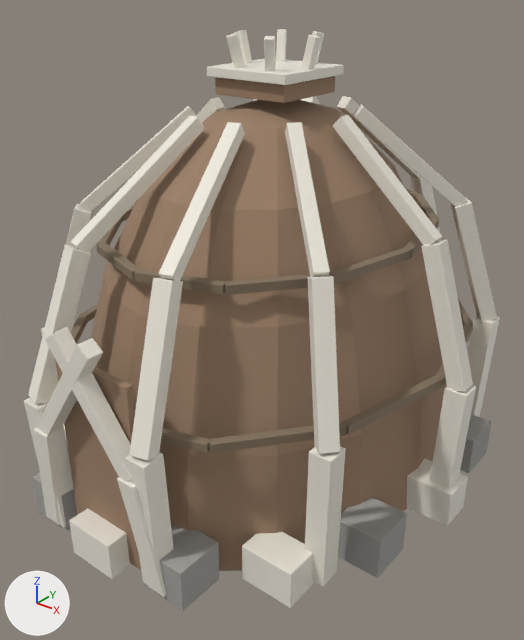
Two versions of the FBX model Assets/Resources/Models/House_Paleo_a.fbx, one commit apart.
Rendered twice from a camera (50 mm lens) standing at (4.05, -5.26, 4.61) and looking at (0.07, -0.28, 1.53). The lights are fixed; the arrows at lower left show +X, +Y and +Z. The older version comes first. Objects named as collision shapes, trigger or cutter boxes, shadow casters or lower levels of detail are left out. Where no turn or scale is listed for an object, it has been applied to the vertices.

Names of what the first picture shows: 'House_Paleo_a'.
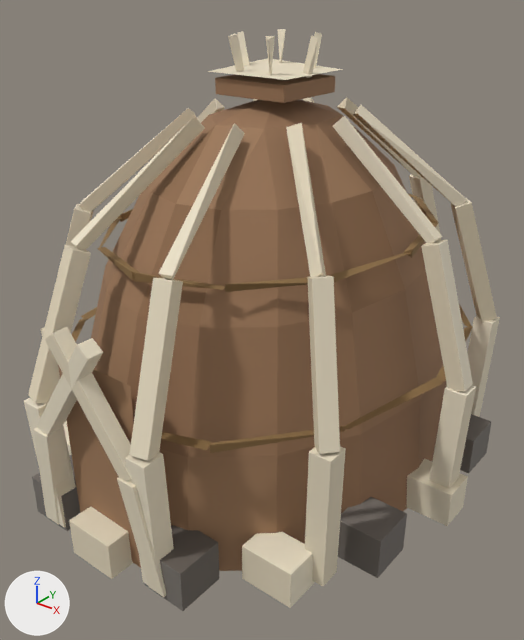
What differs and where, as boxes (x1, y1, x2, y2) in the pictures (524 x 640 px):
part 1 of me_paleohome_01_a_001, rebuilt (11% shorter)
    before: (437, 323, 473, 385)
    after: (436, 327, 473, 382)
part 2 of me_paleohome_01_a_001, rebuilt (24% shorter)
    before: (161, 429, 210, 453)
    after: (161, 432, 211, 450)
part 3 of me_paleohome_01_a_001, rebuilt
    before: (55, 360, 141, 570)
    after: (58, 365, 141, 568)
part 4 of me_paleohome_01_a_001, rebuilt
    before: (71, 315, 88, 344)
    after: (72, 317, 87, 342)
part 5 of me_paleohome_01_a_001, rebuilt (13% shorter)
    before: (343, 375, 444, 435)
    after: (343, 377, 443, 429)
part 6 of me_paleohome_01_a_001, rebuilt (21% shorter)
    before: (329, 248, 411, 285)
    after: (329, 253, 410, 282)
part 7 of me_paleohome_01_a_001, rebuilt
    before: (80, 304, 98, 321)
    after: (80, 307, 97, 320)
part 8 of me_paleohome_01_a_001, rebuilt
    before: (225, 273, 331, 295)
    after: (225, 278, 308, 292)
part 9 of me_paleohome_01_a_001, rebuilt
    before: (458, 299, 473, 327)
    after: (459, 304, 472, 327)
part 10 of me_paleohome_01_a_001, cut back
    before: (71, 30, 467, 295)
    after: (71, 29, 467, 290)
part 11 of me_paleohome_01_a_001, cut back
    before: (209, 422, 347, 453)
    after: (59, 378, 345, 453)
part 12 of me_paleohome_01_a_001, recoloured
    both: (91, 76, 446, 571)
part 13 of me_paleohome_01_a_001, recoloured
    both: (25, 29, 500, 608)
part 14 of me_paleohome_01_a_001, recoloured
    both: (32, 414, 491, 611)
part 15 of me_paleohome_01_a_001, recoloured
    before: (97, 222, 437, 445)
    after: (100, 212, 438, 445)

Diff of the bpy script that builds the scene:
```diff
--- a/Assets/Resources/Models/House_Paleo_a.fbx.py
+++ b/Assets/Resources/Models/House_Paleo_a.fbx.py
@@ mat_m_palette @@
+mat_m_palette = principled_material('M_Palette')
+mat_m_palette.texture = img_palette_png
+mat_m_palette.roughness = 0.85
@@ me_paleohome_01_a_001 @@
-me_paleohome_01_a_001.from_pydata(...)  # 4761 vertices, 4608 faces; spans x -2.15..2.15, y -2.51..2.51, z 0.0..4.12
+me_paleohome_01_a_001.from_pydata(...)  # 3500 vertices, 3339 faces; spans x -2.15..2.15, y -2.51..2.51, z 0.0..4.12
+# me_paleohome_01_a_001 part 1: the loose piece of 56 vertices spanning x 1.55..1.87, y -0.01..1.15, z 1.33..1.41 is rebuilt with 4 vertices and now spans x 1.55..1.87, y -0.01..1.15, z 1.36..1.39, in mat_m_palette (picture img_palette_png)
+# me_paleohome_01_a_001 part 2: the loose piece of 56 vertices spanning x -0.01..0.93, y -2.32..-1.94, z 1.33..1.41 is rebuilt with 4 vertices and now spans x -0.01..0.93, y -2.32..-1.94, z 1.36..1.39, in mat_m_palette (picture img_palette_png)
+# me_paleohome_01_a_001 part 3: the loose piece of 56 vertices spanning x -0.43..0.43, y -2.31..-2.25, z 0.05..1.85 is rebuilt with 4 vertices and now spans x -0.43..0.43, y -2.29..-2.27, z 0.05..1.85, in mat_m_palette (picture img_palette_png)
+# me_paleohome_01_a_001 part 4: the loose piece of 56 vertices spanning x -1.62..-0.89, y -2.0..-1.12, z 1.33..1.41 is rebuilt with 4 vertices and now spans x -1.62..-0.89, y -2.0..-1.12, z 1.36..1.39, in mat_m_palette (picture img_palette_png)
+# me_paleohome_01_a_001 part 5: the loose piece of 56 vertices spanning x 1.55..1.87, y -1.15..0.01, z 1.33..1.41 is rebuilt with 4 vertices and now spans x 1.55..1.87, y -1.15..0.01, z 1.36..1.39, in mat_m_palette (picture img_palette_png)
+# me_paleohome_01_a_001 part 6: the loose piece of 56 vertices spanning x 1.19..1.45, y -0.89..0.01, z 2.41..2.49 is rebuilt with 4 vertices and now spans x 1.18..1.45, y -0.89..0.01, z 2.44..2.47, in mat_m_palette (picture img_palette_png)
+# me_paleohome_01_a_001 part 7: the loose piece of 56 vertices spanning x -1.87..-1.55, y -1.15..0.01, z 1.33..1.41 is rebuilt with 4 vertices and now spans x -1.87..-1.55, y -1.15..0.01, z 1.36..1.39, in mat_m_palette (picture img_palette_png)
+# me_paleohome_01_a_001 part 8: the loose piece of 56 vertices spanning x 0.68..1.25, y -1.54..-0.85, z 2.41..2.49 is rebuilt with 28 vertices and now spans x 0.7..1.25, y -1.53..-0.86, z 2.42..2.49, in mat_m_palette (picture img_palette_png)
+# me_paleohome_01_a_001 part 9: the loose piece of 56 vertices spanning x 0.89..1.62, y 1.12..2.0, z 1.33..1.41 is rebuilt with 4 vertices and now spans x 0.89..1.62, y 1.12..2.0, z 1.36..1.39, in mat_m_palette (picture img_palette_png)
+# me_paleohome_01_a_001 part 10: 198 vertices moved from x -1.64..1.61, y -1.89..2.32, z 1.33..4.11 to x -1.64..1.61, y -1.88..2.32, z 1.35..4.11; 890 vertices removed from x -1.68..1.68, y -1.95..2.32, z 1.33..4.12; 311 vertices added at x -1.68..1.68, y -1.95..2.32, z 1.34..4.12
+# me_paleohome_01_a_001 part 11: 17 vertices moved from x -0.92..1.62, y -2.32..-1.17, z 1.33..1.41 to x -0.92..1.61, y -2.32..-1.17, z 1.37; 71 vertices removed from x -0.93..1.62, y -2.32..-1.12, z 1.33..1.41; 17 vertices added at x -0.9..1.61, y -2.32..-1.12, z 1.34..1.4
+# me_paleohome_01_a_001 part 12: 148 faces spanning x -1.76..1.76, y -2.2..2.2, z 0.0..3.76 switch from mat_paleohome_01_a_m_hide (brown #9e8169) to mat_m_palette (picture img_palette_png)
+# me_paleohome_01_a_001 part 13: 1802 faces spanning x -2.15..2.15, y -2.51..2.51, z 0.02..4.12 switch from mat_paleohome_01_a_m_bone (white #efeadd) to mat_m_palette (picture img_palette_png)
+# me_paleohome_01_a_001 part 14: 432 faces spanning x -1.98..1.98, y -2.38..2.38, z 0.02..0.42 switch from mat_paleohome_01_a_m_stone (grey #a2a09b) to mat_m_palette (picture img_palette_png)
+# me_paleohome_01_a_001 part 15: 49 faces spanning x -1.61..1.61, y -2.32..2.32, z 1.33..2.49 switch from mat_paleohome_01_a_m_rope (brown #867661) to mat_m_palette (picture img_palette_png)
+# other edits to the shape of me_paleohome_01_a_001 do not show in these pictures
```
